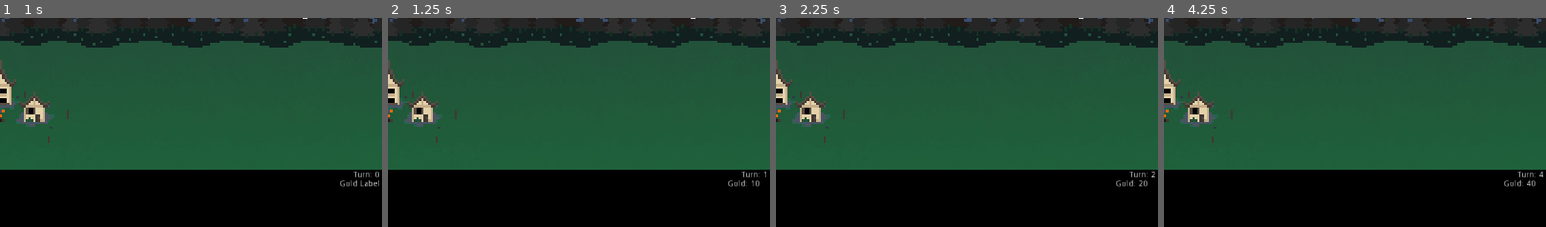
Above: before the commit, frames 1-4 (left to right).
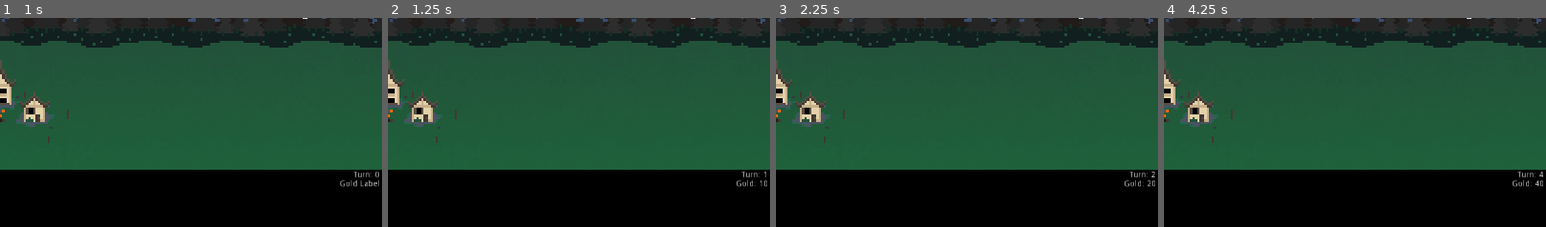
Above: after the commit, the same moments.

Repository: terrainbuilder52/Disaster_Dispatcher
Game: Godot game, scene res://Main_Scene.tscn
Same seed, same stepped clock (60 frames per second), same inputs: the game is played once before the commit and once after it.
Inputs:
- Up to frame 1 (1 s): tap Enter at 0.5 s
- Up to frame 2 (1.25 s): no input
- Up to frame 3 (2.25 s): tap Space at 1.25 s; tap Enter at 2 s
- Up to frame 4 (4.25 s): tap Space at 2.75 s; tap Enter at 3.5 s
The pictures show only the part of the screen within x 50-100%, y 50-100%; the shares and areas given below are measured in that part.

Frame 1 is identical in both runs. In frame 2, 0.2% of the frame differs, in the area x 89-100%, y 77-81%; in frame 3, 0.2%; in frame 4, 0.2%.

Commit message:
adjust gold

Diff:
--- a/Disaster_Dispatcher/Main_Scene.tscn
+++ b/Disaster_Dispatcher/Main_Scene.tscn
@@ -40,11 +40,12 @@
 }
 
 [node name="GoldLabel" type="Label" parent="WorldUI/CanvasLayer"]
-margin_left = 1208.68
+margin_left = 1205.62
 margin_top = 640.849
-margin_right = 1279.68
+margin_right = 1276.62
 margin_bottom = 660.849
 text = "Gold Label"
+align = 2
 __meta__ = {
 "_edit_use_anchors_": false
 }
